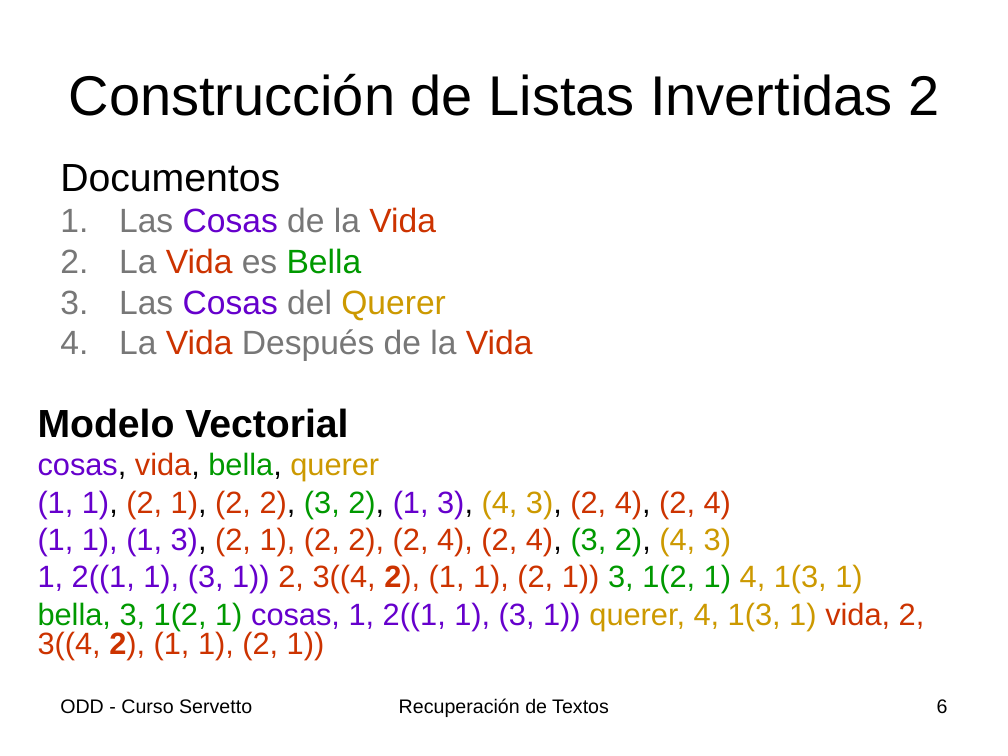
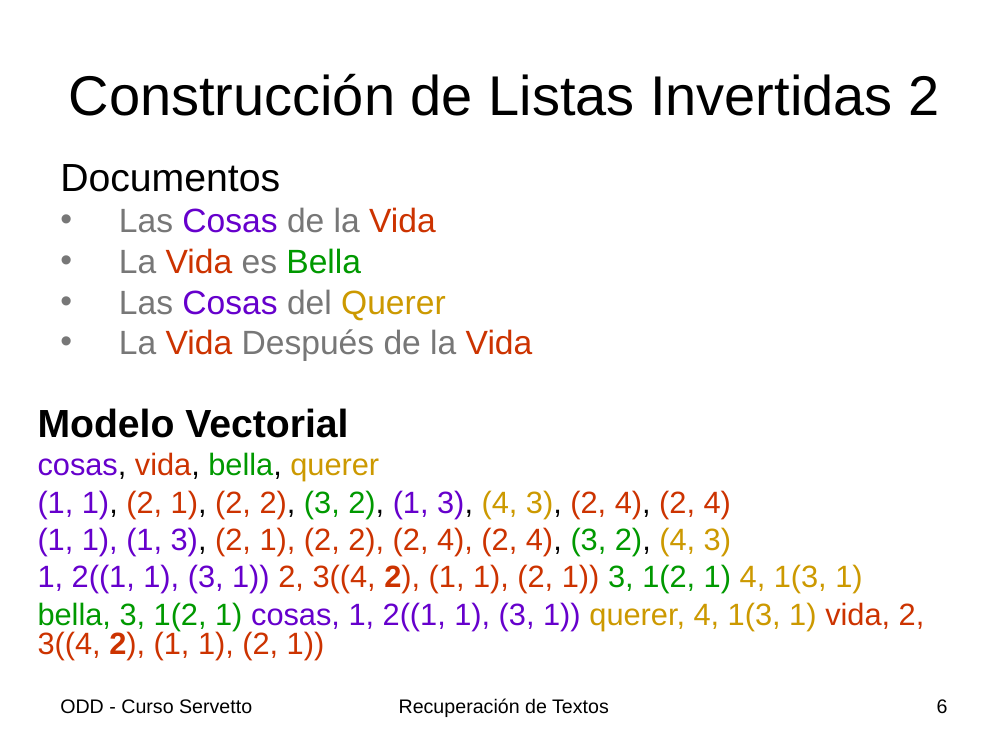
Before and after one commit to lolocripto/ahoradatos, a slide deck: slide 6 of Material_de_estudio/4_Recuperacion de Textos/Clases 7 - Construccion de Indices Invertidos.ppt. Drawn at 1008x756 pixels with LibreOffice and Linux fonts; fonts in the diff are those of the drawing; background and template pictures are left out. Boxes give left, top, right and bottom in pixels: in the first picture for what was removed or moved away, otherwise in the second. Text is boxed around its words. In the diff, an @@ line names an element or a change of style, - is before the commit and + after.

```diff
--- a/Material_de_estudio/4_Recuperacion de Textos/Clases 7 - Construccion de Indices Invertidos.ppt
+++ b/Material_de_estudio/4_Recuperacion de Textos/Clases 7 - Construccion de Indices Invertidos.ppt
@@ text "Documentos" at bbox=[60, 164, 533, 361]: bullet 1. to • @@
```
Also in this commit, not shown: 7 other slides changed.
